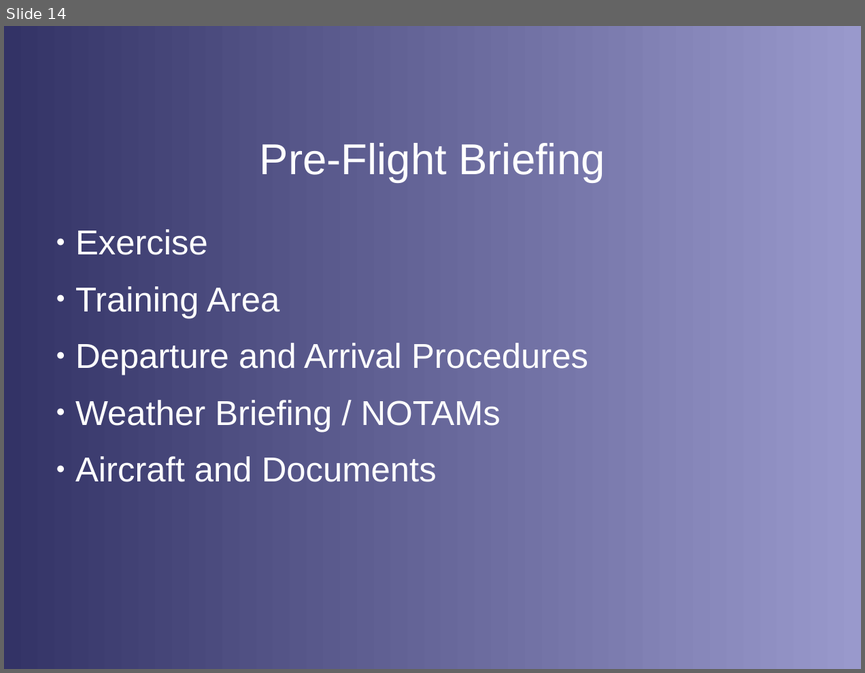
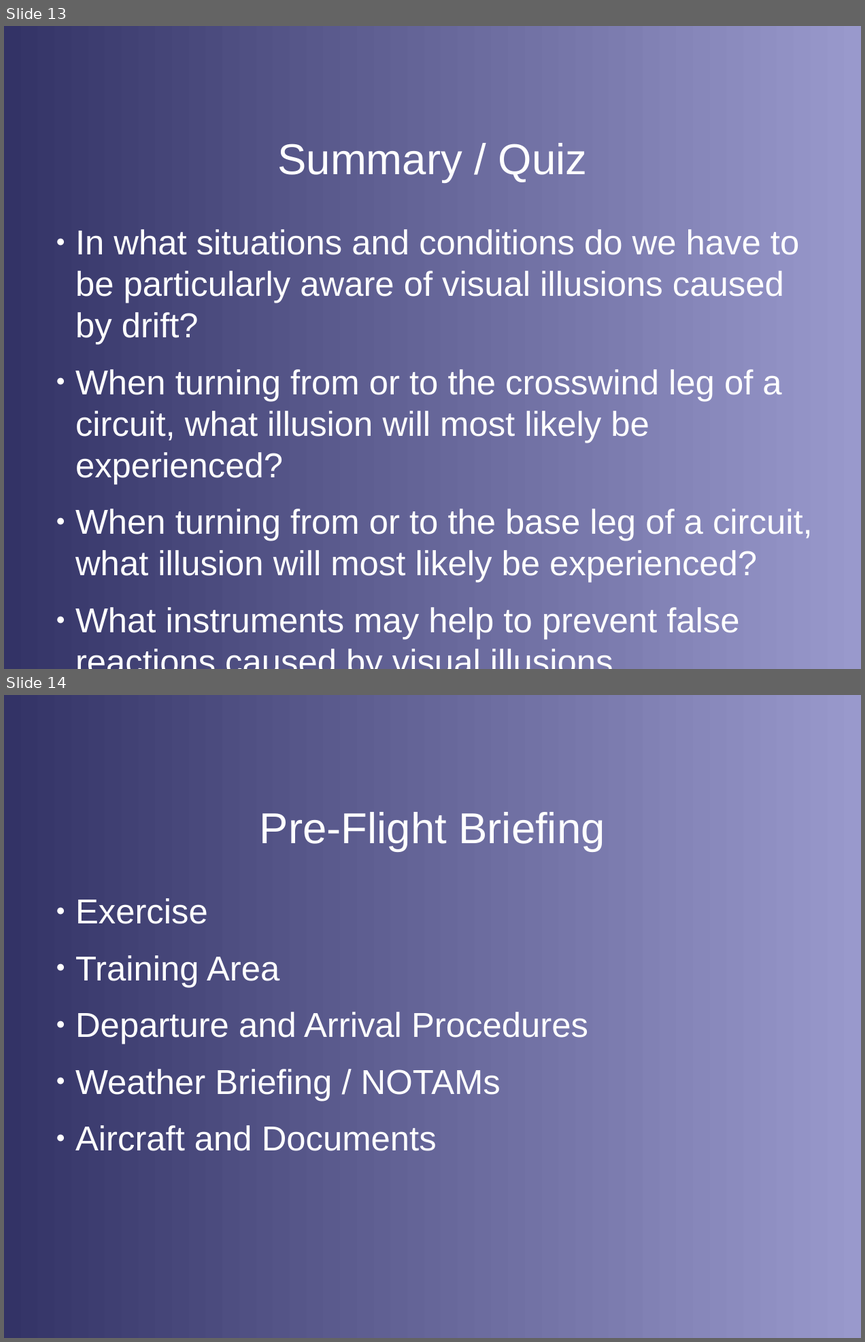
Before and after one commit to stephanheinemann/flight, a slide deck: FI/DriftIllusions/DriftIllusions.odp. Shown one above the other, each under a label of ours: slide 14 before the commit, slides 13 and 14 after it. The pictures are 865x673 and 865x1342 pixels, drawn with LibreOffice and Linux fonts; fonts in the diff are those of the drawing; background and template pictures are left out. Boxes give left, top, right and bottom in pixels: in the first picture for what was removed or moved away, otherwise in the second. Text is boxed around its words. In the diff, an @@ line names an element or a change of style, - is before the commit and + after.

Commit message:
extended drift illusions presentation

```diff
--- a/FI/DriftIllusions/DriftIllusions.odp
+++ b/FI/DriftIllusions/DriftIllusions.odp
@@ slide 13 added at <box>4,26,861,669</box>, background gradient #333366 to #9999CC @@
@@ title added at <box>277,143,587,182</box>, 40 pt, text #FFFFFF @@
+Summary / Quiz
@@ text added at <box>75,229,813,639</box>, 32 pt, text #FFFFFF @@
+● In what situations and conditions do we have to be particularly aware of visual illusions caused by drift?
+● When turning from or to the crosswind leg of a circuit, what illusion will most likely be experienced?
+● When turning from or to the base leg of a circuit, what illusion will most likely be experienced?
+● What instruments may help to prevent false reactions caused by visual illusions.
```
Also in this commit, not shown: 6 slides changed, 1 other slide added, 2 slides removed, 2 other files.
